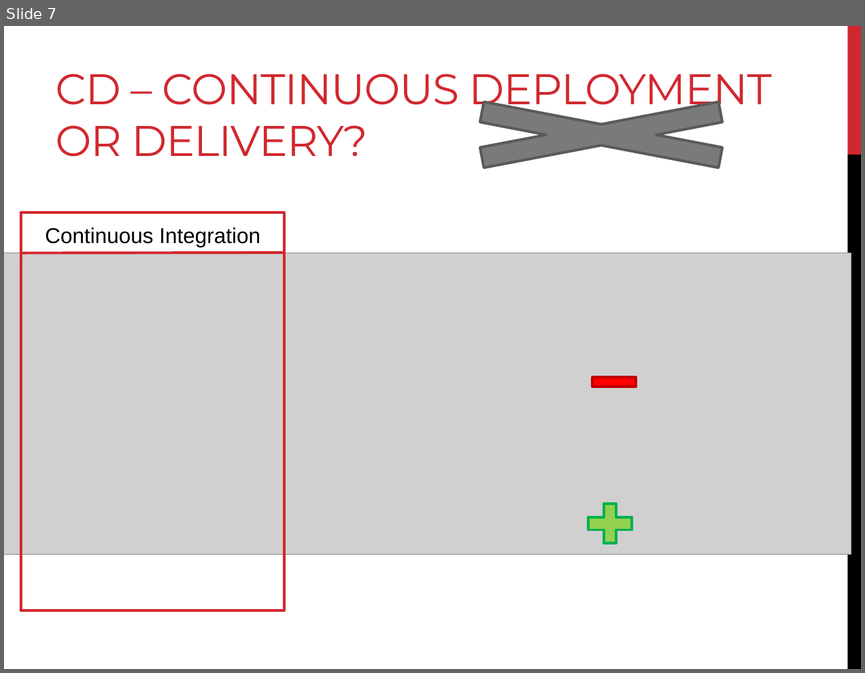
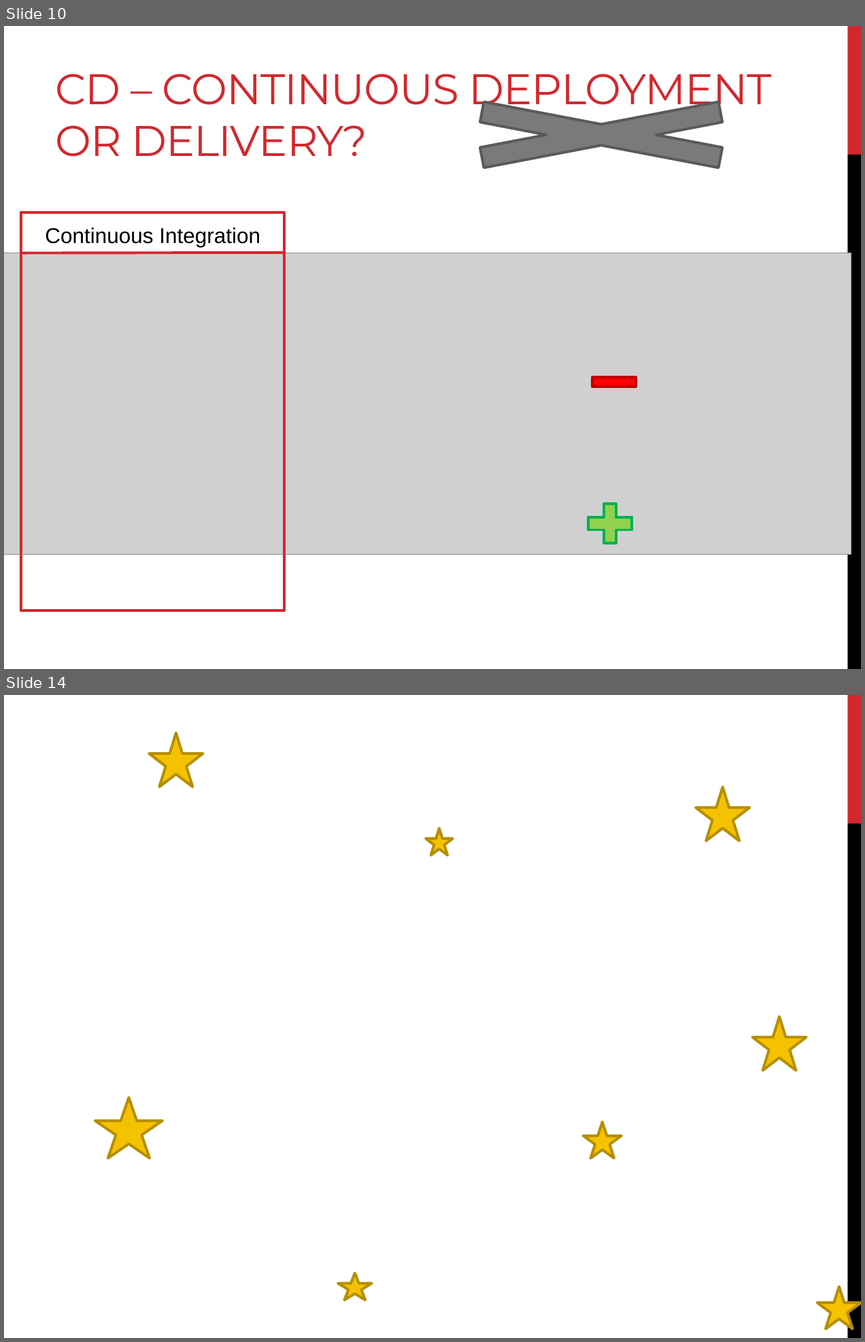
Before and after one commit to tarasiscom/Lv-273, a slide deck: education/Continious Integration&Deployment.pptx. Shown one above the other, each under a label of ours: slide 7 before the commit, slides 10 and 14 after it; the slides between them are not shown. The pictures are 865x673 and 865x1342 pixels, drawn with LibreOffice and Linux fonts; fonts in the diff are those of the drawing; grey boxes stand for pictures; background and template pictures are left out. Boxes give left, top, right and bottom in pixels: in the first picture for what was removed or moved away, otherwise in the second. Text is boxed around its words. In the diff, an @@ line names an element or a change of style, - is before the commit and + after.

```diff
--- a/education/Continious Integration&Deployment.pptx
+++ b/education/Continious Integration&Deployment.pptx
@@ slide 14 added at (x1=4, y1=695, x2=861, y2=1338), background picture (left out); not listed: 2 template elements that a slide beside it also shows @@
@@ star added at (x1=149, y1=732, x2=203, y2=787), fill #F5C201, outline #B59001 2.25 pt @@
@@ star added at (x1=696, y1=787, x2=749, y2=841), fill #F5C201, outline #B59001 2.25 pt @@
@@ star added at (x1=426, y1=828, x2=452, y2=854), fill #F5C201, outline #B59001 2.25 pt @@
@@ star added at (x1=752, y1=1016, x2=806, y2=1070), fill #F5C201, outline #B59001 2.25 pt @@
@@ star added at (x1=95, y1=1097, x2=162, y2=1157), fill #F5C201, outline #B59001 2.25 pt @@
@@ star added at (x1=583, y1=1121, x2=621, y2=1157), fill #F5C201, outline #B59001 2.25 pt @@
@@ star added at (x1=338, y1=1272, x2=372, y2=1299), fill #F5C201, outline #B59001 2.25 pt @@
@@ star added at (x1=817, y1=1286, x2=861, y2=1328), fill #F5C201, outline #B59001 2.25 pt @@
@@ what was slide 7 is now slide 10 @@
```
Also in this commit, not shown: 2 slides changed, 6 other slides added.
